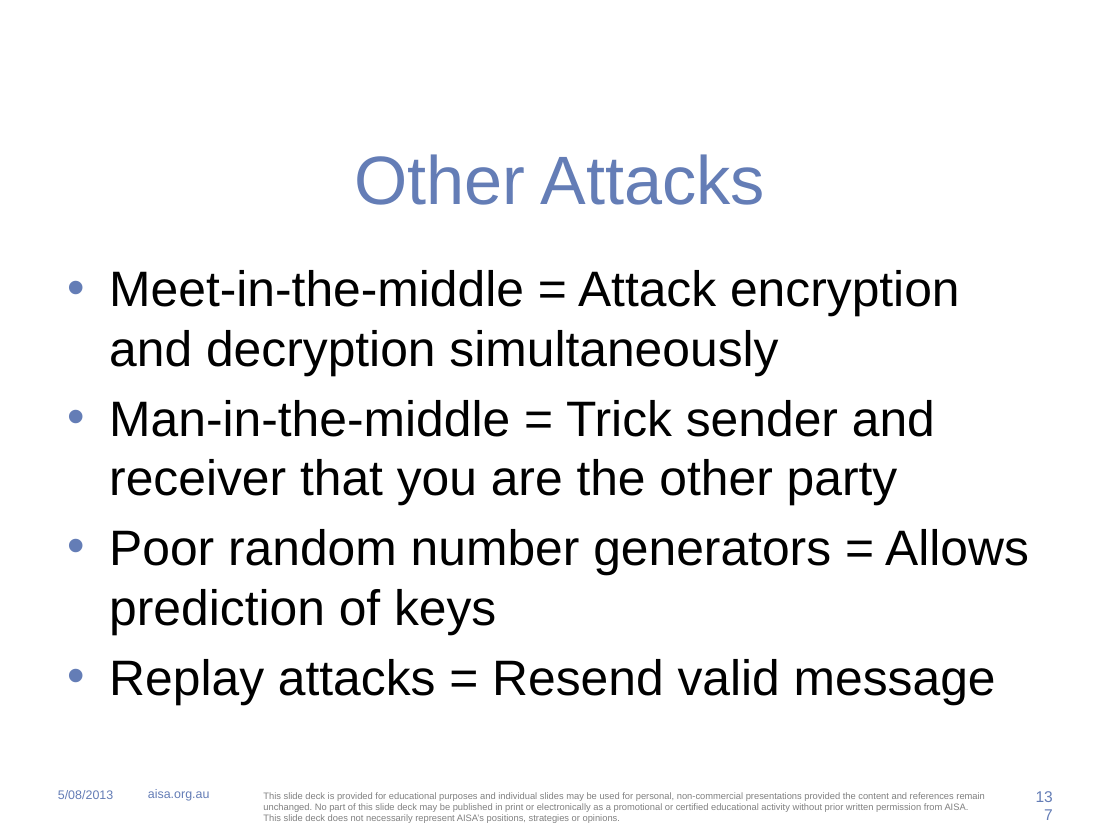
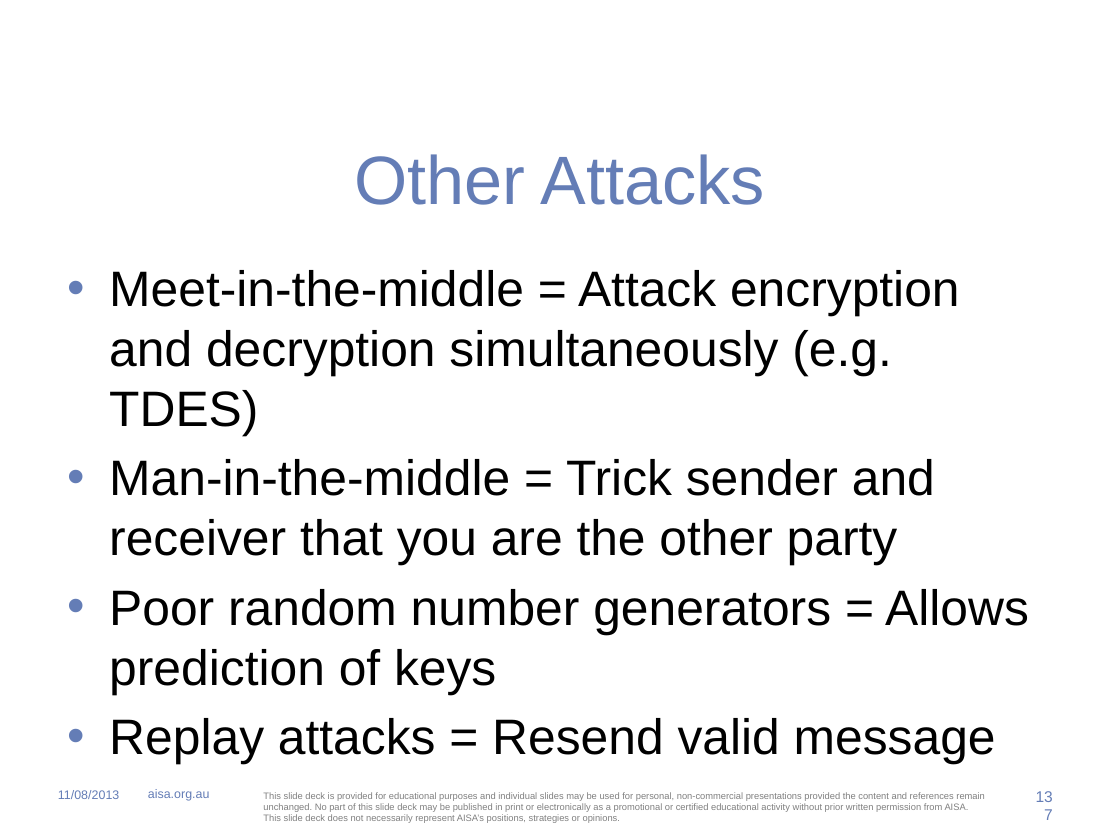
Before and after one commit to anthonylangsworth/AISACISSP, a slide deck: slide 137 of AISA CISSP - Cryptography.pptx. Drawn at 1120x840 pixels with LibreOffice and Linux fonts; fonts in the diff are those of the drawing; background and template pictures are left out. Boxes give left, top, right and bottom in pixels: in the first picture for what was removed or moved away, otherwise in the second. Text is boxed around its words. In the diff, an @@ line names an element or a change of style, - is before the commit and + after.

```diff
--- a/AISA CISSP - Cryptography.pptx
+++ b/AISA CISSP - Cryptography.pptx
@@ text at (x1=109, y1=270, x2=960, y2=436): text changed @@
-• Meet-in-the-middle = Attack encryption and decryption simultaneously
+• Meet-in-the-middle = Attack encryption and decryption simultaneously (e.g. TDES)
@@ text at (x1=58, y1=790, x2=119, y2=799): text changed @@
-5/08/2013
+11/08/2013
```
Also in this commit, not shown: 159 other slides changed.
